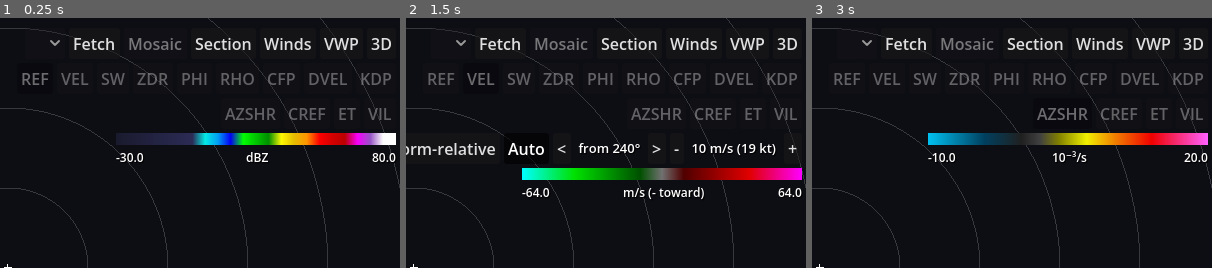
Above: before the commit, frames 1-3 (left to right).
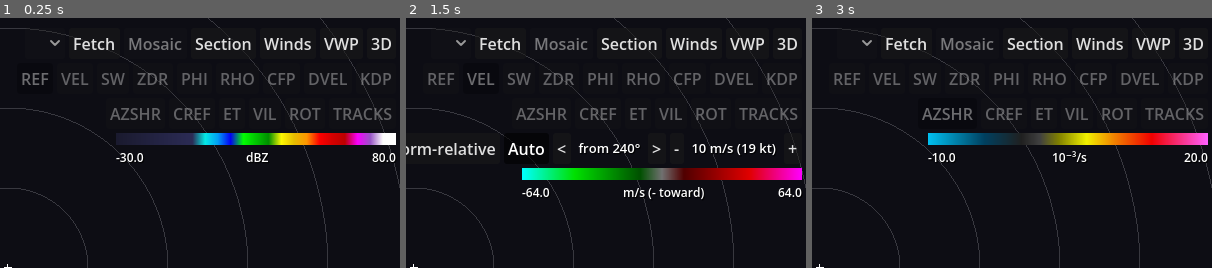
Above: after the commit, the same moments.

Repository: computerdane/droplet
Game: Godot game, scene res://scenes/main.tscn
Two runs of this game, one before a commit and one after it. Both use one fixed random seed, a clock stepped at 60 frames per second and the inputs below.
Inputs:
- Up to frame 1 (0.25 s): no input
- Up to frame 2 (1.5 s): click "REF" at 0.5 s; click "VEL" at 1.25 s
- Up to frame 3 (3 s): click "DVEL" at 2 s; click "AZSHR" at 2.75 s
The pictures show only the part of the screen within x 49-99%, y 0-50%; the shares and areas given below are measured in that part.

The runs differ from the first frame. In frame 1, 1.5% of the frame differs, in the area x 27-98%, y 36-41%; in frame 2, 1.5%; in frame 3, 1.5%.

Commit message:
Low-level rotation (ROT) and rotation tracks
ROT is a fourth column product: the largest AZSHR of any beam within 2 km of the radar's
height, over echo of at least 20 dBZ. AZSHR now drops gates whose velocity misfit exceeds
6 m/s (fold errors, clutter). The TRACKS view stacks the loop's ROT grids in a
Texture2DArray and takes the maximum up to the playhead on the GPU (ppi_tracks.gdshader),
with a CPU twin for the readout. Goldens: AZSHR and rotation-track cases.

Co-Authored-By: Claude Opus 5.5 <noreply@anthropic.com>

Diff:
--- a/scripts/colormaps.gd
+++ b/scripts/colormaps.gd
@@ -17,6 +17,8 @@
 	"CREF": [-30.0, 80.0],  # dBZ, composite (column maximum)
 	"ET": [0.0, 20.0],  # km above the radar, 18 dBZ echo top
 	"VIL": [0.0, 80.0],  # kg/m², vertically integrated liquid
+	"ROT": [-10.0, 20.0],  # 1e-3 /s, low-level rotation (as AZSHR)
+	"TRACKS": [-10.0, 20.0],  # 1e-3 /s, rotation tracks (ROT over time)
 }
 
 const UNITS := {
@@ -33,6 +35,8 @@
 	"CREF": "dBZ",
 	"ET": "km ARL",
 	"VIL": "kg/m²",
+	"ROT": "10⁻³/s",
+	"TRACKS": "10⁻³/s",
 }
 
 ## Stops as [value, colour] pairs.
@@ -140,7 +144,7 @@
 }
 
 ## Fields drawn with another field's colours.
-const SAME_AS := {"DVEL": "VEL", "CREF": "REF"}
+const SAME_AS := {"DVEL": "VEL", "CREF": "REF", "ROT": "AZSHR", "TRACKS": "AZSHR"}
 
 const KT_PER_MS := 1.94384
 
@@ -173,7 +177,7 @@
 			return "%.1f km ARL (%.0f kft)" % [v, v * 3.28084]
 		"KDP":
 			return "%.2f °/km" % v
-		"AZSHR":
+		"AZSHR", "ROT", "TRACKS":
 			return "%.1f × 10⁻³/s" % v
 	return "%.1f %s" % [v, unit]
 
--- a/scripts/hud.gd
+++ b/scripts/hud.gd
@@ -38,6 +38,8 @@
 	"CREF": "composite reflectivity",
 	"ET": "18 dBZ echo top",
 	"VIL": "vertically integrated liquid",
+	"ROT": "low-level rotation, max AZSHR below 2 km",
+	"TRACKS": "rotation tracks, max ROT over the loop so far",
 }
 const LEGEND_WIDTH := 280
 const HODOGRAPH_SIZE := Vector2(280, 300)  # largest; shrinks to fit
@@ -168,7 +170,7 @@
 
 	var fields := _flow(box)
 	var group := ButtonGroup.new()
-	var names: Array = RadarVolume.FIELDS + RadarVolume.PRODUCTS
+	var names: Array = RadarVolume.FIELDS + RadarVolume.PRODUCTS + [RotationTracks.VIEW_FIELD]
 	for i in names.size():
 		var fname: String = names[i]
 		var tip := "%s (%d)" % [fname, i + 1] if i < 8 else "%s (0)" % fname
--- a/scripts/main.gd
+++ b/scripts/main.gd
@@ -103,6 +103,7 @@
 var _hover_pin := Vector2.INF  # hover= option: readout at this canvas point, not the mouse
 var _hover_off := false  # hover=0: no readout (Xvfb leaves the pointer mid-screen)
 var _readout_key: Array = []  # inputs of the readout on screen, see _update_readout
+var _tracks: RotationTracks  # while the rotation tracks are on screen
 
 @onready var view_2d: PpiView = $View2D
 @onready var view_3d: VolumeView3D = $View3D
@@ -387,17 +388,49 @@
 
 ## Field for the 3D view and the cross-section, which have no column products: REF instead.
 func _volume_field() -> String:
-	return "REF" if field_name in RadarVolume.PRODUCTS else field_name
+	var two_d_only: bool = (
+		field_name in RadarVolume.PRODUCTS or field_name == RotationTracks.VIEW_FIELD
+	)
+	return "REF" if two_d_only else field_name
+
+
+## Field whose sweep the plan view shows (rotation tracks are built from ROT).
+func _sweep_field() -> String:
+	return RotationTracks.FIELD if field_name == RotationTracks.VIEW_FIELD else field_name
+
+
+## Rotation tracks of the current loop, rebuilt when the loop's volumes change.
+func _update_tracks() -> RotationTracks:
+	var vols := _loop_volumes()
+	var names: Array[String] = []
+	for v in vols:
+		names.append(v.name)
+	if _tracks == null or _tracks.names != names:
+		_tracks = RotationTracks.build(vols)
+	return _tracks
+
+
+## Volumes of the loop around the current frame, oldest first.
+func _loop_volumes() -> Array[RadarVolume]:
+	var out: Array[RadarVolume] = []
+	if frame < 0:
+		return out
+	var seq := _sequence()
+	for k in range(seq.x, seq.y + 1):
+		var v := cache.get_volume(frames[k])
+		if v != null:
+			out.append(v)
+	return out
 
 
 ## 9: the first column product, then the next one.
 func _cycle_product() -> void:
-	var i := RadarVolume.PRODUCTS.find(field_name)
-	_set_field(RadarVolume.PRODUCTS[(i + 1) % RadarVolume.PRODUCTS.size()])
+	var cycle: Array = RadarVolume.PRODUCTS + [RotationTracks.VIEW_FIELD]
+	_set_field(cycle[(cycle.find(field_name) + 1) % cycle.size()])
 
 
 func _step_tilt(delta: int) -> void:
-	if volume == null or field_name in RadarVolume.PRODUCTS:
+	if volume == null or _volume_field() != field_name:
 		return
 	var tilts := volume.tilts(field_name)
 	if tilts.is_empty():
@@ -545,7 +578,7 @@
 
 
 func _refresh() -> void:
-	var shown := _volume_field() if view_is_3d else field_name
+	var shown := _volume_field() if view_is_3d else _sweep_field()
 	sweep_index = volume.tilt_near(shown, target_elev) if volume != null else -1
 	if volume != null:
 		var ll := Vector2(float(volume.meta["longitude"]), float(volume.meta["latitude"]))
@@ -568,8 +601,12 @@
 	view_2d.storm_motion = storm
 	view_3d.storm_motion = storm
 	hud.section.storm_motion = storm
+	if not (field_name == RotationTracks.VIEW_FIELD and not view_is_3d):
+		_tracks = null
 	if view_is_3d:
 		view_3d.show_volume(volume, _volume_field(), target_elev, _neighbors, _others)
+	elif field_name == RotationTracks.VIEW_FIELD:
+		view_2d.show_tracks(_update_tracks(), frame - _sequence().x + 1)
 	else:
 		view_2d.show_sweep(volume, sweep_index, field_name, _neighbors, _others)
 	hud.set_mosaic(mosaic, library.sites().size() > 1)
@@ -579,6 +616,8 @@
 			for f in volume.fields_of(i):
 				if not available.has(f):
 					available.append(f)
+	if available.has(RotationTracks.FIELD):
+		available.append(RotationTracks.VIEW_FIELD)
 	hud.set_field(field_name, available, storm != Vector2.ZERO)
 	var motion := Hodograph.from_dir_speed(_storm_motion())
 	hud.set_srm(
@@ -694,7 +733,8 @@
 	var i := sweep_index
 	var local := p
 	var storm := _storm_vector()
-	for n in _neighbors:
+	var tracks := field_name == RotationTracks.VIEW_FIELD  # selected site only
+	for n in [] if tracks else _neighbors:
 		var off: Vector2 = n["offset_km"]
 		var q := (p - Vector2(off.x, -off.y)).rotated(-float(n["rotation"]))
 		if q.length() < local.length():
@@ -708,6 +748,8 @@
 	if i >= 0:
 		var elev := vol.elevation(i)
 		var v := vol.value_at(i, field_name, az, r)
+		if tracks:
+			v = RotationTracks.value_at(_loop_volumes(), frame - _sequence().x + 1, az, r)
 		v = RadarVolume.storm_relative(v, storm, az, elev)
 		var srm := "  storm-rel." if storm != Vector2.ZERO and v > -900.0 else ""
 		lines.append("%s  %s%s" % [field_name, Colormaps.format_value(field_name, v), srm])
@@ -800,8 +842,13 @@
 		var pos := tilts.find(sweep_index) + 1
 		if volume.is_product(sweep_index):
 			var what: String = Hud.PRODUCT_NAMES.get(field_name, "")
-			var n := volume.tilts("REF").size()
-			lines.append("%s  %s from %d REF tilts  %s" % [field_name, what, n, scanned])
+			var src := "AZSHR" if _sweep_field() == RotationTracks.FIELD else "REF"
+			var n := volume.tilts(src).size()
+			var from := "from %d %s tilts" % [n, src]
+			if field_name == RotationTracks.VIEW_FIELD:
+				var seq := _sequence()
+				from = "over frames 1-%d of %d" % [frame - seq.x + 1, seq.y - seq.x + 1]
+			lines.append("%s  %s %s  %s" % [field_name, what, from, scanned])
 		else:
 			lines.append(
 				"tilt %d/%d  %.2f°  %s  scanned %s" % [pos, tilts.size(), elev, shown, scanned]
--- a/scripts/ppi_view.gd
+++ b/scripts/ppi_view.gd
@@ -10,6 +10,7 @@
 
 const BASEMAP_SHADER := preload("res://shaders/basemap_2d.gdshader")
 const PPI_SHADER := preload("res://shaders/ppi.gdshader")
+const TRACKS_SHADER := preload("res://shaders/ppi_tracks.gdshader")
 const ZOOM_STEP := 1.15
 const ZOOM_MIN := 0.25
 const ZOOM_MAX := 400.0
@@ -36,6 +37,8 @@
 var _basemap_mats: Array[ShaderMaterial] = []
 var _site_latlon := Vector2.INF  # last set_site(), re-applied when the basemap arrives
 var _neighbor_rects: Array[ColorRect] = []
+var _ppi_material: ShaderMaterial  # the sweep material; show_tracks() swaps in another
+var _tracks_material: ShaderMaterial
 
 @onready var ppi: ColorRect = $PPI
 @onready var cam: Camera2D = $Camera
@@ -45,6 +48,7 @@
 
 
 func _ready() -> void:
+	_ppi_material = ppi.material
 	overlay.draw.connect(_draw_overlay)
 	Basemap.when_loaded(_on_basemap_loaded)
 	reset_camera()
@@ -136,6 +140,33 @@
 	overlay.queue_redraw()
 
 
+## Rotation tracks instead of a sweep: the maximum of the first `n_layers` layers of `tracks`
+## (selected site only; mosaic neighbours are hidden). null blanks the display.
+func show_tracks(tracks: RotationTracks, n_layers: int) -> void:
+	for rect in _neighbor_rects:
+		rect.get_parent().visible = false
+	if tracks == null:
+		ppi.visible = false
+		return
+	if _tracks_material == null:
+		_tracks_material = ShaderMaterial.new()
+		_tracks_material.shader = TRACKS_SHADER
+	var mat := _tracks_material
+	ppi.material = mat
+	ppi.visible = true
+	mat.set_shader_parameter("layers", tracks.texture)
+	mat.set_shader_parameter("n_layers", clampi(n_layers, 0, tracks.names.size()))
+	mat.set_shader_parameter("half_size", ppi.size.x / 2.0)
+	mat.set_shader_parameter("first_gate_km", tracks.first_gate_km)
+	mat.set_shader_parameter("gate_spacing_km", tracks.gate_spacing_km)
+	mat.set_shader_parameter("n_gates", tracks.width)
+	mat.set_shader_parameter("colormap", Colormaps.texture_for(RotationTracks.FIELD))
+	var rng := Colormaps.range_of(RotationTracks.FIELD)
+	mat.set_shader_parameter("cmap_min", rng[0])
+	mat.set_shader_parameter("cmap_max", rng[1])
+	mat.set_shader_parameter("min_value", RotationTracks.MIN_VALUE)
+
+
 ## Show sweep `i` of `vol` for `field_name`; pass i < 0 to blank the display.
 ## `neighbors` are mosaic entries from main.gd: {volume, sweep, offset_km (+y north),
 ## rotation, others}; `others` holds the other radars in each site's local frame so the
@@ -147,6 +178,7 @@
 	neighbors: Array = [],
 	others := PackedVector2Array()
 ) -> void:
+	ppi.material = _ppi_material
 	_apply_sweep(ppi, vol, i, field_name, others, storm_motion)
 	while _neighbor_rects.size() < neighbors.size():
 		var holder := Node2D.new()
--- a/scripts/radar_volume.gd
+++ b/scripts/radar_volume.gd
@@ -8,7 +8,7 @@
 const FIELDS := ["REF", "VEL", "SW", "ZDR", "PHI", "RHO", "CFP", "DVEL", "KDP", "AZSHR"]
 ## Column products (nexrad/src/products.rs): one grid each over ground distance, kept as an
 ## extra sweep at 0° after the real ones (is_product()); plan view only.
-const PRODUCTS := ["CREF", "ET", "VIL"]
+const PRODUCTS := ["CREF", "ET", "VIL", "ROT"]
 const ELEVATION_MERGE_DEG := 0.2
 
 var source: VolumeSource
--- /dev/null
+++ b/scripts/rotation_tracks.gd
@@ -0,0 +1,64 @@
+class_name RotationTracks
+extends RefCounted
+## Rotation tracks: the low-level rotation product (ROT, nexrad/src/products.rs) of every
+## volume of a loop as one Texture2DArray, so ppi_tracks.gdshader can take the maximum over the
+## frames up to the playhead. Layers follow the loop's order and are padded to the widest grid.
+
+const FIELD := "ROT"
+## The pseudo-field that shows the tracks (a button next to the products).
+const VIEW_FIELD := "TRACKS"
+## Rotation below this (10⁻³ s⁻¹) is not drawn, so the tracks stand out.
+const MIN_VALUE := 5.0
+
+var names: Array[String] = []  # volumes in layer order
+var texture: Texture2DArray
+var first_gate_km := 0.0
+var gate_spacing_km := 0.0
+var width := 0
+
+
+## Tracks for `vols` (a loop, oldest first); null if none of them has ROT. Volumes without it
+## get an empty layer so layer k stays frame k.
+static func build(vols: Array[RadarVolume]) -> RotationTracks:
+	var images: Array[Image] = []
+	var geometry := {}
+	var w := 0
+	for vol in vols:
+		var i := vol.tilt_near(FIELD, 0.0)
+		var img: Image = vol.read_image(i, FIELD) if i >= 0 else null
+		if img != null:
+			if img.get_height() != TiltArray.ROWS:
+				img.resize(img.get_width(), TiltArray.ROWS, Image.INTERPOLATE_NEAREST)
+			if geometry.is_empty():
+				geometry = vol.sweep(i)["fields"][FIELD]
+			w = maxi(w, img.get_width())
+		images.append(img)
+	if geometry.is_empty():
+		return null
+	var t := RotationTracks.new()
+	for k in images.size():
+		var img := images[k]
+		if img == null or img.get_width() != w:
+			var padded := Image.create_empty(w, TiltArray.ROWS, false, Image.FORMAT_RH)
+			padded.fill(Color(RadarVolume.MISSING, 0, 0))
+			if img != null:
+				padded.blit_rect(img, Rect2i(0, 0, img.get_width(), TiltArray.ROWS), Vector2i.ZERO)
+			images[k] = padded
+		t.names.append(vols[k].name)
+	t.texture = Texture2DArray.new()
+	t.texture.create_from_images(images)
+	t.width = w
+	t.first_gate_km = float(geometry["first_gate_m"]) / 1000.0
+	t.gate_spacing_km = float(geometry["gate_spacing_m"]) / 1000.0
+	return t
+
+
+## The track value at azimuth `az_deg`, ground range `r_km` over the first `n` volumes of
+## `vols` (the CPU twin of the shader, for the readout), or MISSING.
+static func value_at(vols: Array[RadarVolume], n: int, az_deg: float, r_km: float) -> float:
+	var best := RadarVolume.MISSING
+	for k in mini(n, vols.size()):
+		var i := vols[k].tilt_near(FIELD, 0.0)
+		if i >= 0:
+			best = maxf(best, vols[k].value_at(i, FIELD, az_deg, r_km))
+	return best if best >= MIN_VALUE else RadarVolume.MISSING
--- /dev/null
+++ b/shaders/ppi_tracks.gdshader
@@ -0,0 +1,38 @@
+// Rotation tracks: the largest low-level rotation (ROT, one layer per loop frame) over the
+// first n_layers frames, drawn like ppi.gdshader draws a sweep. Layers share one ground-range
+// geometry (RotationTracks pads narrower ones with MISSING).
+shader_type canvas_item;
+
+uniform sampler2DArray layers : filter_nearest, repeat_enable;  // R = value, width gates
+uniform sampler2D colormap : filter_linear, repeat_disable;
+uniform int n_layers = 0;
+uniform float half_size = 500.0;  // km
+uniform float first_gate_km = 2.125;
+uniform float gate_spacing_km = 0.25;
+uniform int n_gates = 1832;
+uniform float cmap_min = -10.0;
+uniform float cmap_max = 20.0;
+uniform float min_value = 0.0;  // weaker (and anticyclonic) rotation is left out
+
+void fragment() {
+	vec2 p = (UV - 0.5) * 2.0 * half_size;
+	float r = length(p);
+	float az = degrees(atan(p.x, -p.y));
+	if (az < 0.0) {
+		az += 360.0;
+	}
+	float gate = (r - first_gate_km) / gate_spacing_km;
+	if (gate < -0.5 || gate >= float(n_gates) - 0.5) {
+		discard;
+	}
+	vec2 uv = vec2((gate + 0.5) / float(n_gates), az / 360.0);
+	float v = -1000.0;
+	for (int k = 0; k < n_layers; k++) {
+		v = max(v, texture(layers, vec3(uv, float(k))).r);
+	}
+	if (v < min_value) {
+		discard;
+	}
+	float t = clamp((v - cmap_min) / (cmap_max - cmap_min), 0.0, 1.0);
+	COLOR = texture(colormap, vec2(t, 0.5));
+}
--- a/tests/unit/test_volume.gd
+++ b/tests/unit/test_volume.gd
@@ -121,3 +121,28 @@
 	check(bad == 0, "CREF below the lowest tilt's REF at %d of 400 points" % bad)
 	if fixtures:
 		check(stormy > 0, "some points in the fixture storm")
+
+
+## Rotation tracks: one layer per loop volume; the track over two frames is at least the
+## rotation of either frame alone, and covers more ground than one frame.
+func test_rotation_tracks() -> void:
+	var vols: Array[RadarVolume] = []
+	for name in lib.for_site(lib.site_of(lib.volumes[0])):
+		vols.append(lib.open(name))
+	var t := RotationTracks.build(vols)
+	if not check(t != null, "tracks built"):
+		return
+	check_eq(t.names.size(), vols.size(), "one layer per volume")
+	check_eq(t.texture.get_layers(), vols.size(), "texture layers")
+	if not fixtures or vols.size() < 2:
+		return
+	var one := 0
+	var both := 0
+	for az in range(0, 360, 2):
+		for r in range(4, 60):
+			var a := RotationTracks.value_at(vols, 1, az, r)
+			var b := RotationTracks.value_at(vols, 2, az, r)
+			check(b >= a, "track grows with frames at %d° %d km" % [az, r])
+			one += int(a > -900.0)
+			both += int(b > -900.0)
+	check(one > 0 and both > one, "the fixture storm moves: %d then %d points" % [one, both])
Not shown, added: scripts/rotation_tracks.gd.uid
Not shown, added: shaders/ppi_tracks.gdshader.uid
Binary file changed: tests/golden/azshr.png
Binary file changed: tests/golden/cones_mosaic.png
Binary file changed: tests/golden/cref_mosaic.png
Binary file changed: tests/golden/echo_tops.png
Binary file changed: tests/golden/hodograph_hover.png
Binary file changed: tests/golden/ppi_dvel_srm_mosaic.png
Binary file changed: tests/golden/ppi_ref.png
Binary file added: tests/golden/rotation_tracks.png
Binary file changed: tests/golden/section_vwp.png
Binary file changed: tests/golden/volume_render.png
(and 6 more such lines)
